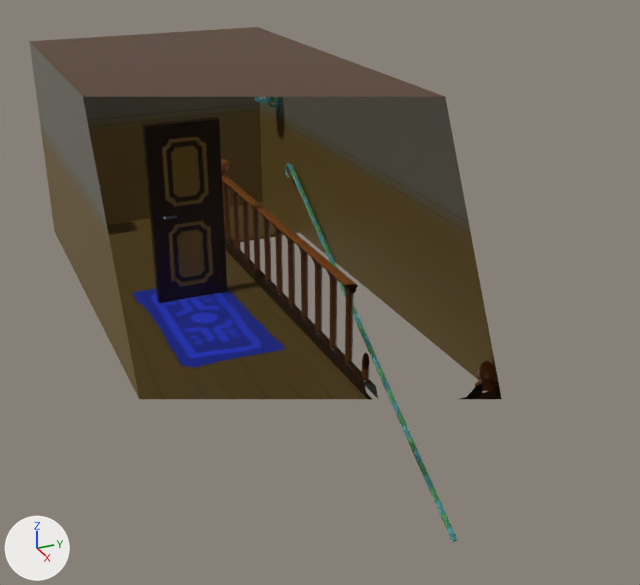
Two versions of the Blender file concept-art/flur_oben.blend, one commit apart.
Camera for both pictures: a camera (50 mm lens) standing at (8.99, -2.85, 4.23) and looking at (1.11, 0.69, 0.29). Arrows for +X, +Y and +Z are at lower left; the lights stay in place. Everything nearer to the camera than a plane just in front of the edit is cut away.
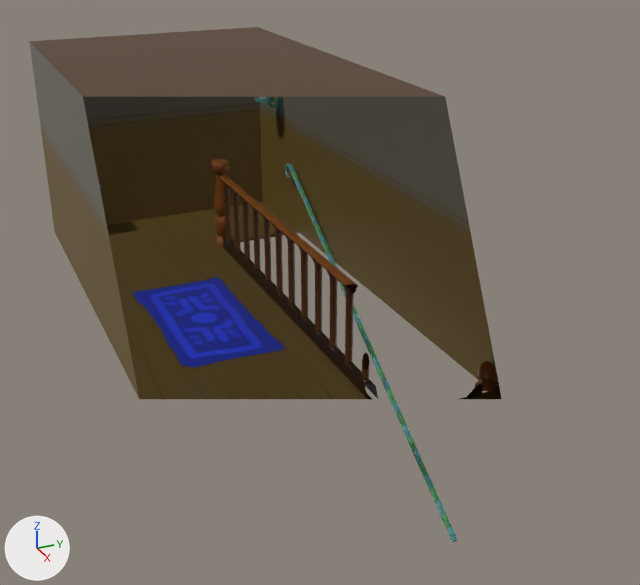
Edits to the bpy script that builds the scene:
```text
Change ob_door1:
    add ob_door1.hide_set(True)
Change ob_door1_hinge:
    add ob_door1_hinge.hide_set(True)
```

Where the change shows, as pixel boxes (x1, y1, x2, y2) in the pictures (640 x 585 px):
'door1', hidden
    before: (142, 117, 227, 303)
'door1_hinge', hidden
    before: (162, 215, 177, 220)
